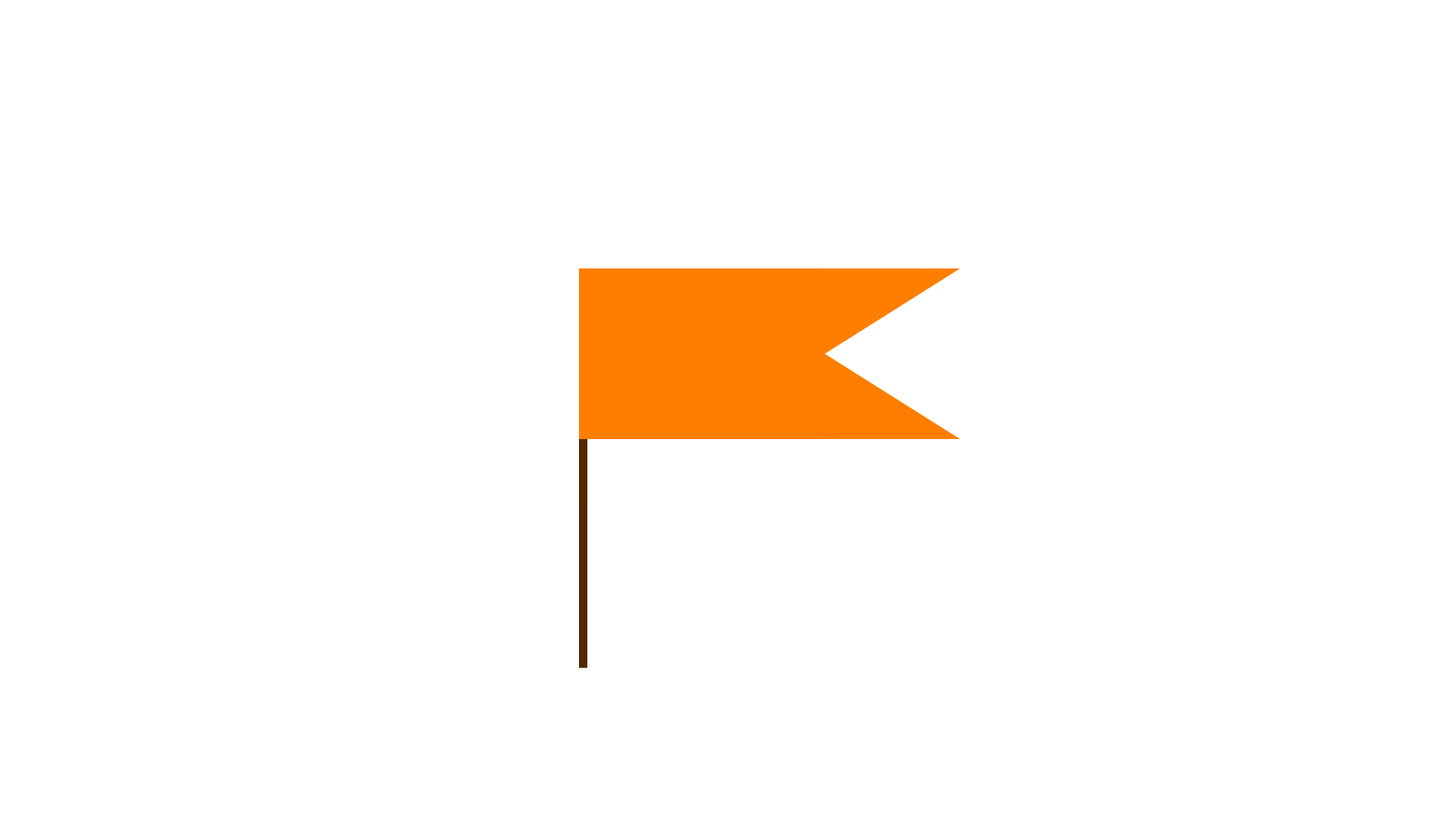
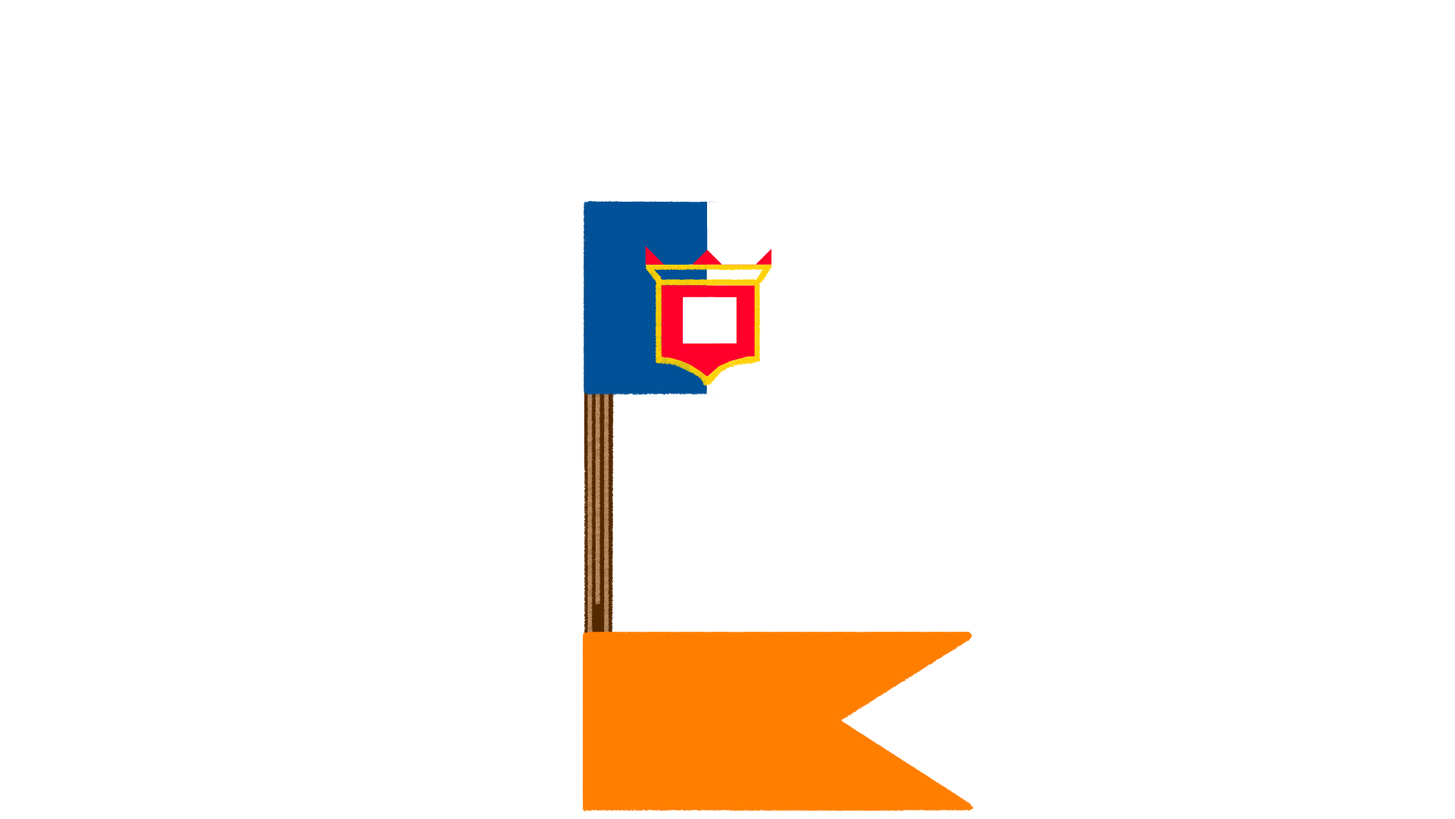
Two versions of the same layered image (1455x819). Layer-by-layer changes:
showed group "Portuguese Flag" (5 layers) over [579, 200, 975, 812]
moved "Rectangle 1" into group "Portuguese Flag", painted on it over [579, 267, 975, 812]
removed layer "stick" from group "Maratha Flag" over [579, 268, 589, 668]
removed group "Maratha Flag" (2 layers) over [579, 267, 961, 668]
added layer "Layer 3" in group "Portuguese Flag" over [583, 200, 934, 398]
added layer "Layer 4" in group "Portuguese Flag" over [583, 201, 615, 810]
